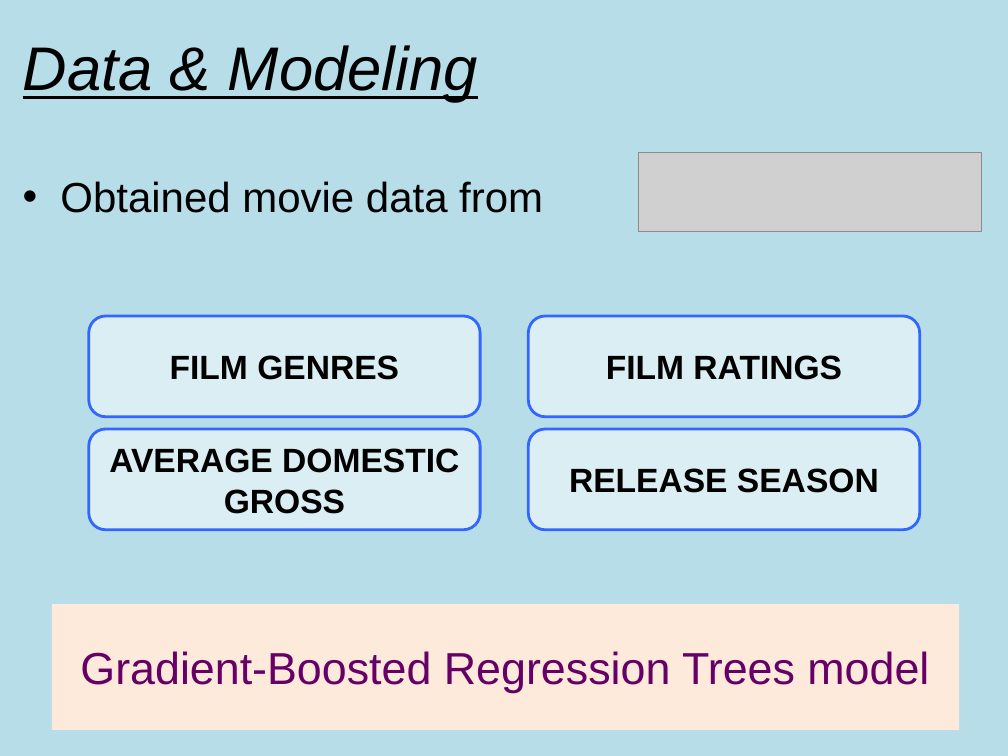
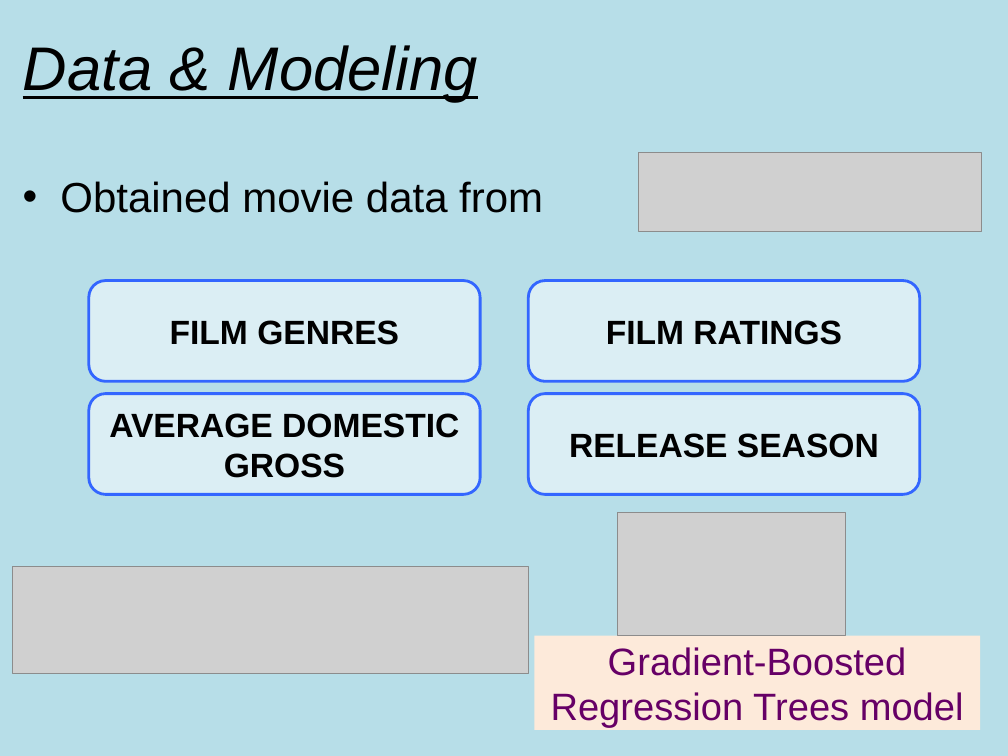
Before and after one commit to karmacelina/predicting_movie_widest_release, a slide deck: slide 3 of Luther_presentation.pptx. Drawn at 1008x756 pixels with LibreOffice and Linux fonts; fonts in the diff are those of the drawing; grey boxes stand for pictures. Boxes give left, top, right and bottom in pixels: in the first picture for what was removed or moved away, otherwise in the second. Text is boxed around its words. In the diff, an @@ line names an element or a change of style, - is before the commit and + after.

```diff
--- a/Luther_presentation.pptx
+++ b/Luther_presentation.pptx
@@ 4 rounded rectangles: place and size @@
-4 rounded rectangles at [89, 316, 919, 530]
+4 rounded rectangles at [89, 280, 919, 495]
@@ picture added at [618, 512, 846, 635] @@
@@ picture added at [13, 566, 528, 674] @@
@@ rectangle "Gradient-Boosted Regression Trees model": place and size @@
-rectangle "Gradient-Boosted Regression Trees model" at [52, 604, 960, 730]
+rectangle "Gradient-Boosted Regression Trees model" at [534, 636, 980, 731]
@@ rectangle "Gradient-Boosted Regression Trees model" at [534, 636, 980, 731]: size 32 to 27.2 pt @@
```
Also in this commit, not shown: 6 other slides changed, 5 slides added, 3 slides removed, 1 other file.
